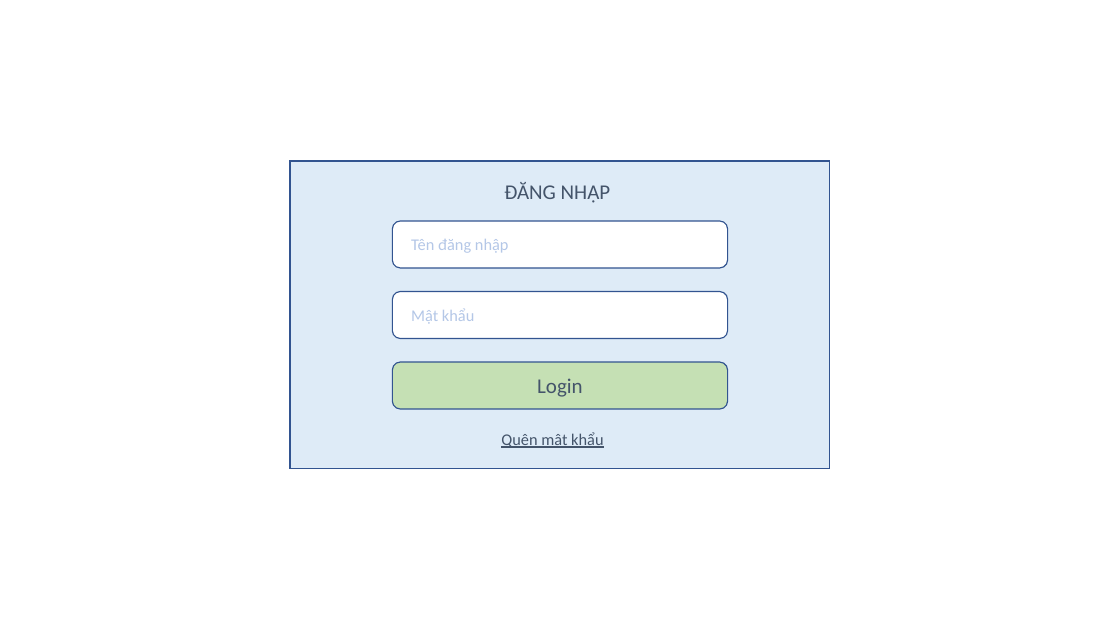
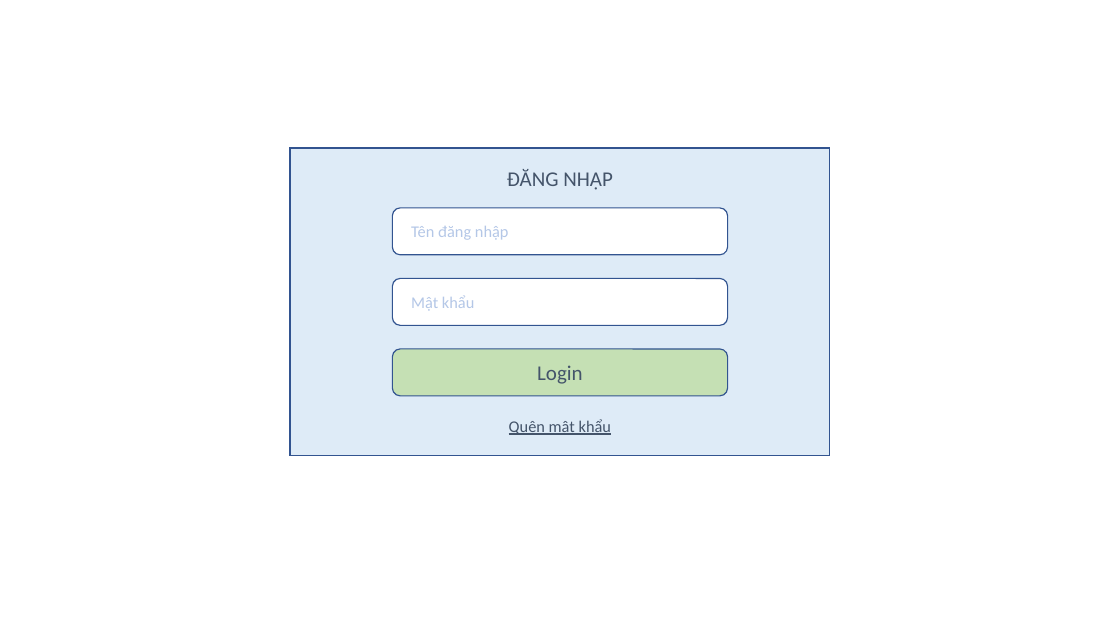
Before and after one commit to hieu193/phac-thao-zalo-marketing, a slide deck: slide 1 of login.pptx. Drawn at 1120x630 pixels with LibreOffice and Linux fonts; fonts in the diff are those of the drawing; background and template pictures are left out. Boxes give left, top, right and bottom in pixels: in the first picture for what was removed or moved away, otherwise in the second. Text is boxed around its words. In the diff, an @@ line names an element or a change of style, - is before the commit and + after.

```diff
--- a/login.pptx
+++ b/login.pptx
@@ text "ĐĂNG NHẬP" at (507,169,613,190): alignment left to centre @@
@@ text "Tên đăng nhập": place and size @@
-text "Tên đăng nhập" at (411,239,509,253)
+text "Tên đăng nhập" at (411,226,509,240)
@@ 3 texts, 3 rounded rectangles, 1 rectangle: place and size @@
-3 texts, 3 rounded rectangles, 1 rectangle at (290,161,830,469)
+3 texts, 3 rounded rectangles, 1 rectangle at (290,148,830,455)
@@ text "Quên mật khẩu" at (509,419,611,435): alignment left to centre @@
```
Also in this commit, not shown: 2 other slides changed, 1 slide removed.
